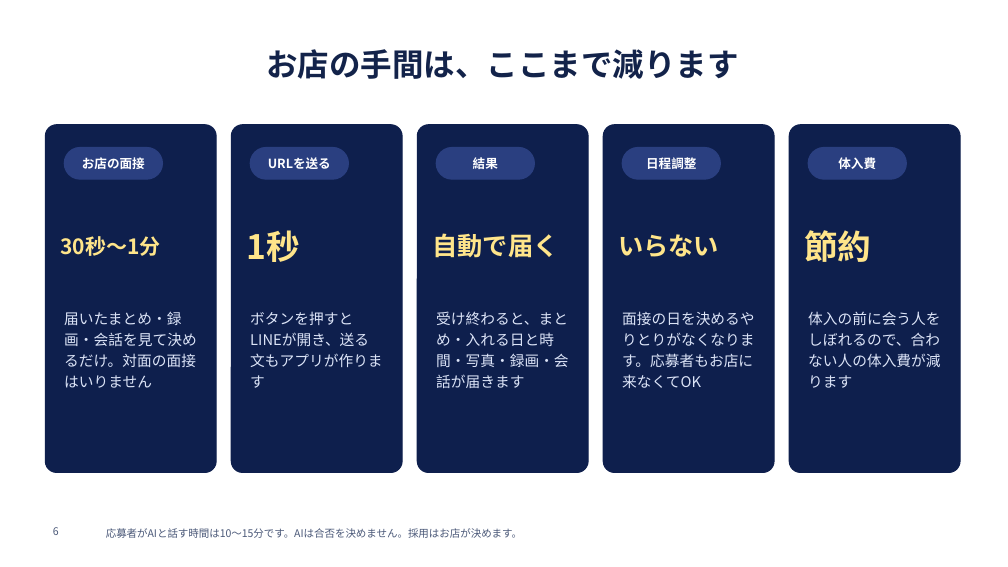
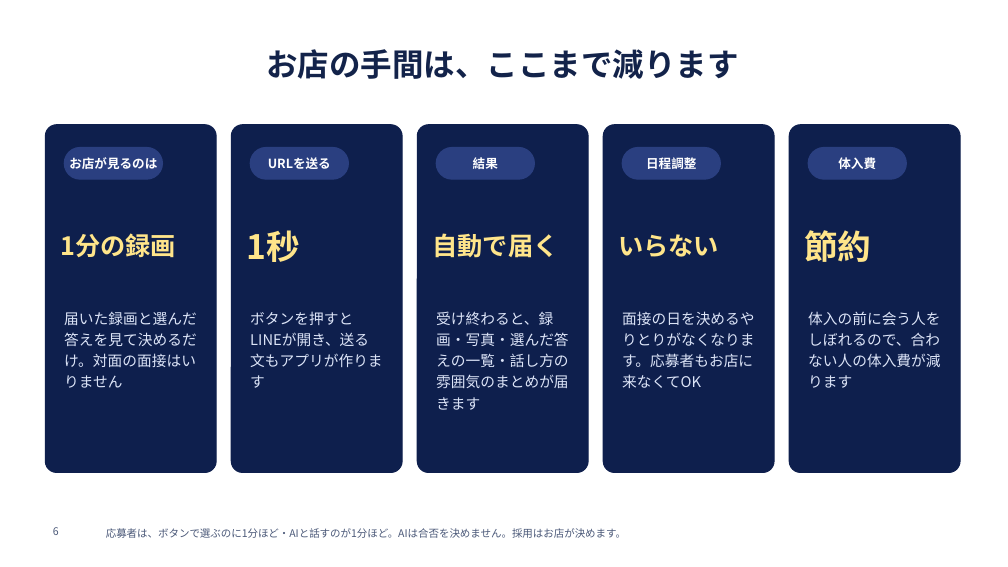
Before and after one commit to SatoAkito2026/GACHICAREERAI, a slide deck: slide 6 of docs/posupos-sales/posupos-teian.pptx. Drawn at 1008x567 pixels with LibreOffice and Linux fonts; fonts in the diff are those of the drawing; background and template pictures are left out. Boxes give left, top, right and bottom in pixels: in the first picture for what was removed or moved away, otherwise in the second. Text is boxed around its words. In the diff, an @@ line names an element or a change of style, - is before the commit and + after.

```diff
--- a/docs/posupos-sales/posupos-teian.pptx
+++ b/docs/posupos-sales/posupos-teian.pptx
@@ text at [69,157,157,169]: text changed @@
-お店の面接
+お店が見るのは
@@ text at [60,233,176,258]: text changed; size 20 to 24 pt @@
-30秒〜1分
+1分の録画
@@ text at [64,312,197,388]: text changed @@
-届いたまとめ・録画・会話を見て決めるだけ。対面の面接はいりません
+届いた録画と選んだ答えを見て決めるだけ。対面の面接はいりません
@@ text at [436,311,569,410]: text changed @@
-受け終わると、まとめ・入れる日と時間・写真・録画・会話が届きます
+受け終わると、録画・写真・選んだ答えの一覧・話し方の雰囲気のまとめが届きます
@@ text at [106,528,626,538]: text changed @@
-応募者がAIと話す時間は10〜15分です。AIは合否を決めません。採用はお店が決めます。
+応募者は、ボタンで選ぶのに1分ほど・AIと話すのが1分ほど。AIは合否を決めません。採用はお店が決めます。
```
Also in this commit, not shown: 6 other slides changed, 9 other files.
